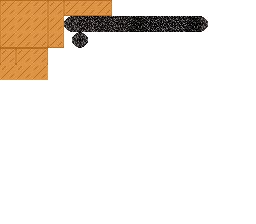
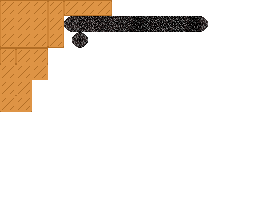
Layers edited between the first and the second 256x224 image:
added layer "Base Middle" (4th of 8) above "Base Middle" over [16,80,32,96]
added layer "Base Middle" (5th of 8) above "Base Middle" over [0,80,16,96]
added layer "Base Middle" (6th of 8) above "Base Middle" over [16,96,32,112]
added layer "Base Middle" (7th of 8) above "Base Middle" over [0,96,16,112]
